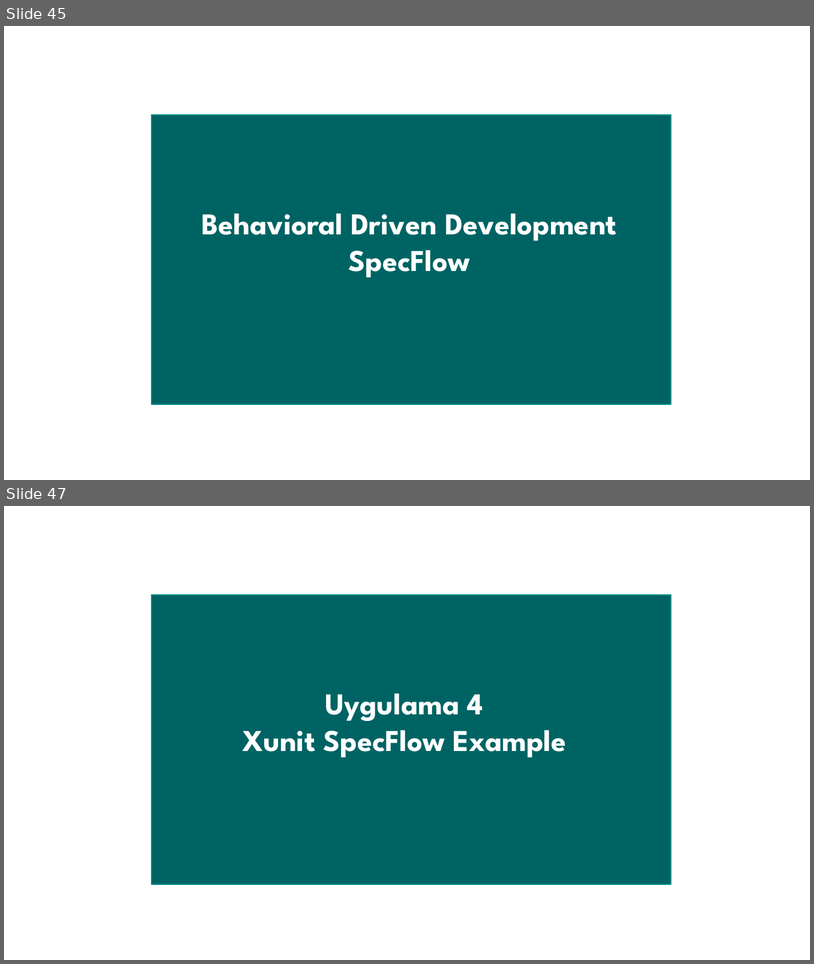
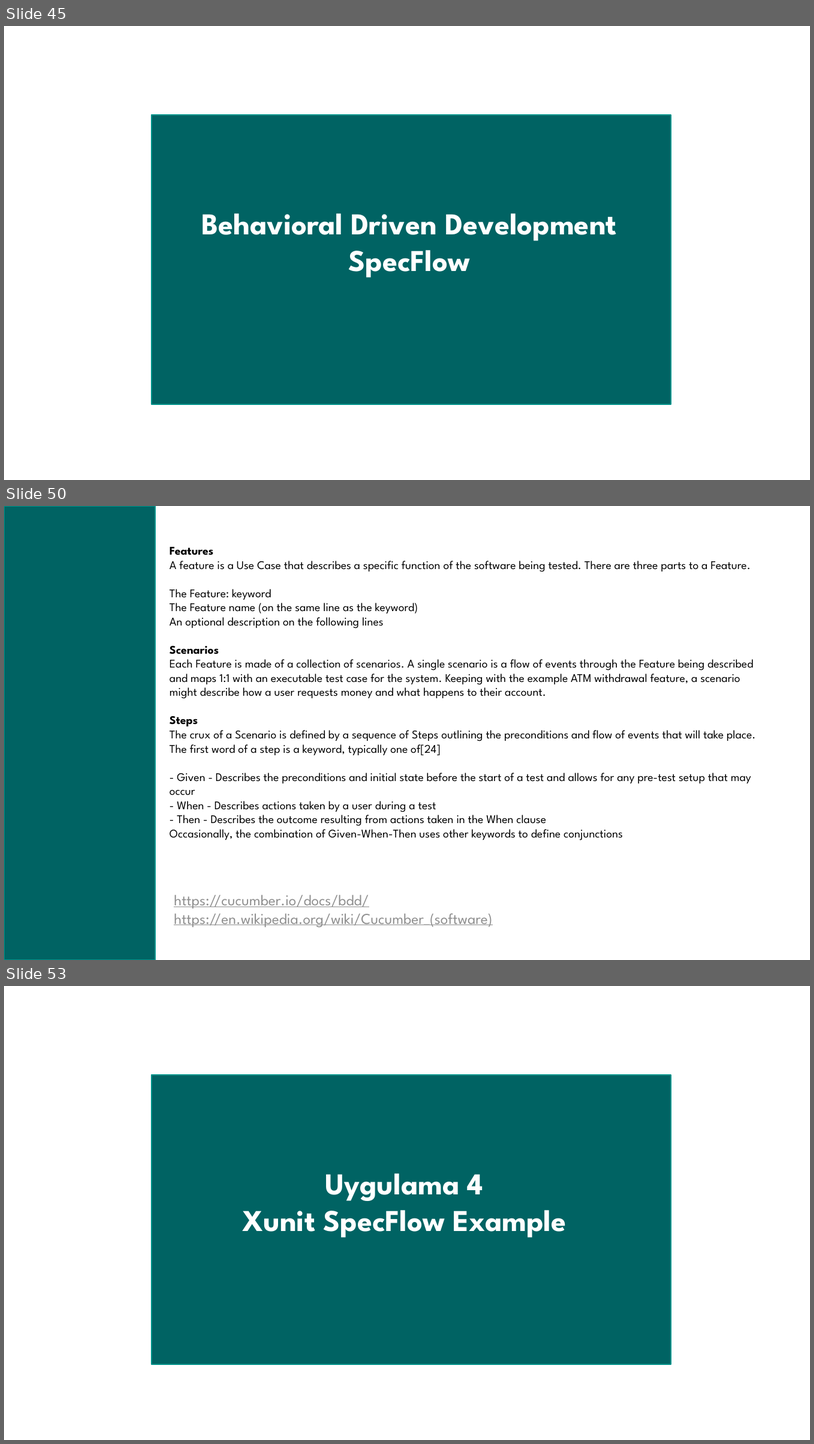
Before and after one commit to arifcakir/dotnettest, a slide deck: TestingAndBestPractices.pptx. Shown one above the other, each under a label of ours: slides 45 and 47 before the commit, slides 45, 50 and 53 after it; the slides between them are not shown. The pictures are 814x964 and 814x1444 pixels, drawn with LibreOffice and Linux fonts; fonts in the diff are those of the drawing. Boxes give left, top, right and bottom in pixels: in the first picture for what was removed or moved away, otherwise in the second. Text is boxed around its words. In the diff, an @@ line names an element or a change of style, - is before the commit and + after.

```diff
--- a/TestingAndBestPractices.pptx
+++ b/TestingAndBestPractices.pptx
@@ slide 50 added at bbox=[4, 506, 810, 960], background #FFFFFF @@
@@ rectangle added at bbox=[4, 506, 155, 960], fill #006363, outline #00928A 1.25 pt @@
@@ text added at bbox=[170, 547, 756, 840], 14 pt, text #000000 @@
+Features
+A feature is a Use Case that describes a specific function of the software being tested. There are three parts to a Feature.
+The Feature: keyword
+The Feature name (on the same line as the keyword)
+An optional description on the following lines
+Scenarios
+Each Feature is made of a collection of scenarios. A single scenario is a flow of events through the Feature being described and maps 1:1 with an executable test case for the system. Keeping with the example ATM withdrawal feature, a scenario might describe how a user requests money and what happens to their account.
+Steps
+The crux of a Scenario is defined by a sequence of Steps outlining the preconditions and flow of events that will take place. The first word of a step is a keyword, typically one of[24]
+- Given - Describes the preconditions and initial state before the start of a test and allows for any pre-test setup that may occur
+- When - Describes actions taken by a user during a test
+- Then - Describes the outcome resulting from actions taken in the When clause
+Occasionally, the combination of Given-When-Then uses other keywords to define conjunctions
@@ text added at bbox=[174, 895, 492, 927], 18 pt, text #8F8F8F, underline @@
+https://cucumber.io/docs/bdd/
+https://en.wikipedia.org/wiki/Cucumber_(software)
@@ what was slide 47 is now slide 53 @@
```
Also in this commit, not shown: 3 slides changed, 11 other slides added, 2 slides removed, 1 other file.
